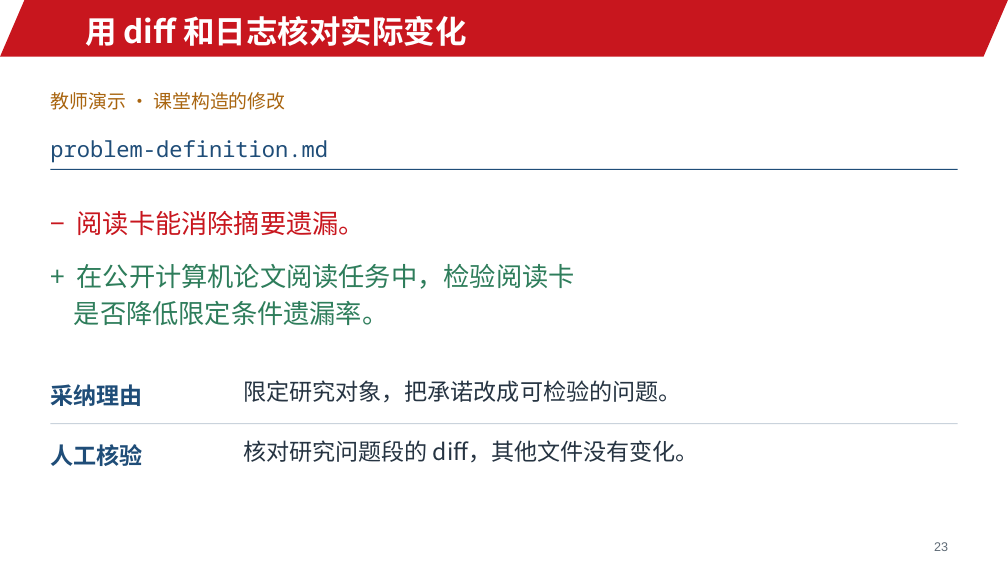
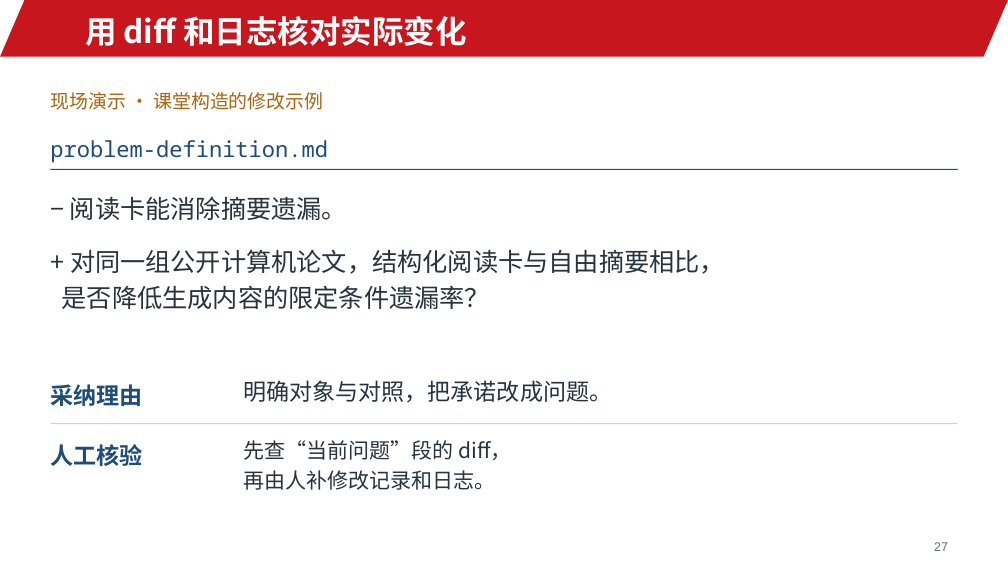
Before and after one commit to jinyh/ai4research, a slide deck: slide 27 of lessons/lesson-01/slides.pptx (slide 23 before the commit). Drawn at 1008x567 pixels with LibreOffice and Linux fonts; fonts in the diff are those of the drawing; background and template pictures are left out. Boxes give left, top, right and bottom in pixels: in the first picture for what was removed or moved away, otherwise in the second. Text is boxed around its words. In the diff, an @@ line names an element or a change of style, - is before the commit and + after.

```diff
--- a/lessons/lesson-01/slides.pptx
+++ b/lessons/lesson-01/slides.pptx
@@ text at (50,92,323,110): text changed @@
-教师演示 · 课堂构造的修改
+现场演示 · 课堂构造的修改示例
@@ text "− 阅读卡能消除摘要遗漏。": place and size @@
-text "− 阅读卡能消除摘要遗漏。" at (77,211,365,235)
+text "− 阅读卡能消除摘要遗漏。" at (70,196,347,220)
@@ text "− 阅读卡能消除摘要遗漏。" at (70,196,347,220): size 25 to 24 pt, text colour #C8161E to #27333D; line spacing 1.3 to 1.18 @@
@@ text at (62,249,725,309): text changed; size 25 to 24 pt; text colour #2E7D5B to #27333D @@
-+ 在公开计算机论文阅读任务中，检验阅读卡
-是否降低限定条件遗漏率。
++ 对同一组公开计算机论文，结构化阅读卡与自由摘要相比，
+是否降低生成内容的限定条件遗漏率？
@@ text at (243,380,612,403): text changed @@
-限定研究对象，把承诺改成可检验的问题。
+明确对象与对照，把承诺改成问题。
@@ text at (243,440,511,490): text changed; size 22 to 20 pt; text colour #263442 to #27333D @@
-核对研究问题段的 diff，其他文件没有变化。
+先查“当前问题”段的 diff，
+再由人补修改记录和日志。
@@ text at (934,542,948,551): text changed @@
-23
+27
```
Also in this commit, not shown: 26 other slides changed, 7 slides added, 3 slides removed, 19 other files.
